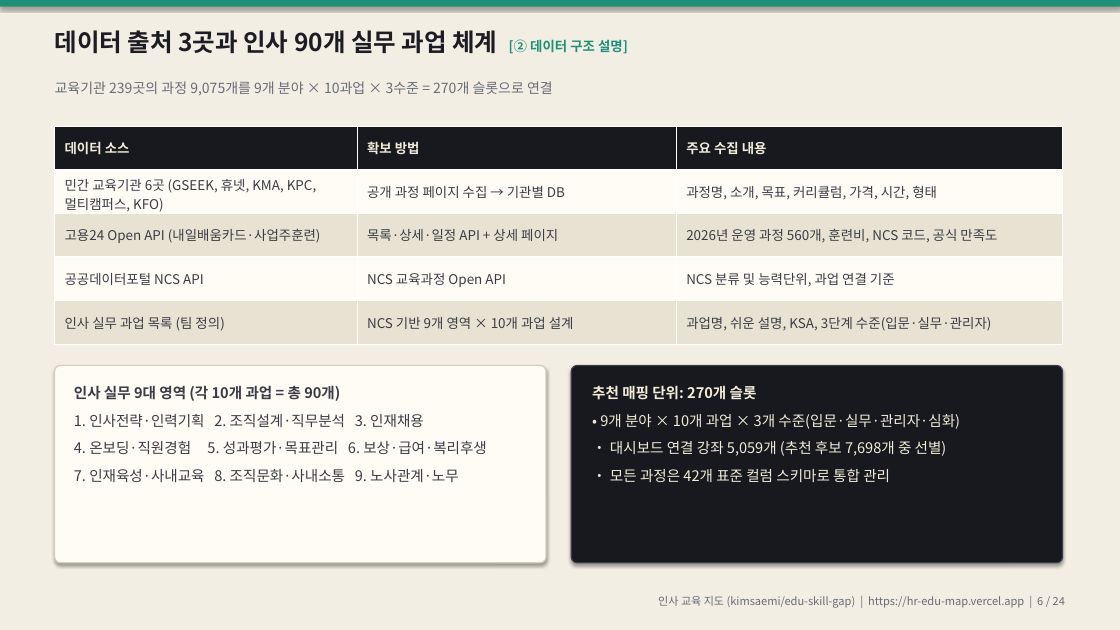
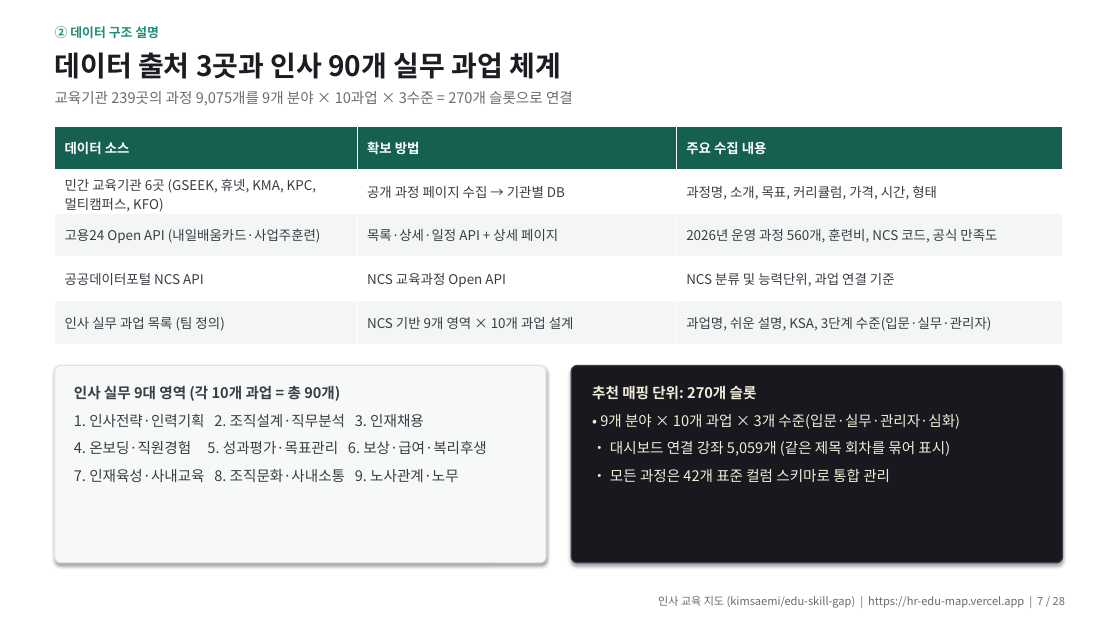
Before and after one commit to kimsaemi/edu-skill-gap, a slide deck: slide 7 of presentation/HR_교육지도_발표.pptx (slide 6 before the commit). Drawn at 1120x630 pixels with LibreOffice and Linux fonts; fonts in the diff are those of the drawing. Boxes give left, top, right and bottom in pixels: in the first picture for what was removed or moved away, otherwise in the second. Text is boxed around its words. In the diff, an @@ line names an element or a change of style, - is before the commit and + after.

```diff
--- a/presentation/HR_교육지도_발표.pptx
+++ b/presentation/HR_교육지도_발표.pptx
@@ rectangle at <box>0,0,1120,630</box>: fill #F2EEE4 to #FFFFFF @@
@@ rectangle removed at <box>0,0,1120,7</box> @@
@@ text added at <box>55,26,159,38</box>, 11 pt, text #1F8F78, bold @@
+② 데이터 구조 설명
@@ text at <box>55,52,561,79</box>: text changed; size 21 to 24 pt @@
-데이터 출처 3곳과 인사 90개 실무 과업 체계 [② 데이터 구조 설명]
+데이터 출처 3곳과 인사 90개 실무 과업 체계
@@ text "교육기관 239곳의 과정 9,075개를 9개 ...": place and size @@
-text "교육기관 239곳의 과정 9,075개를 9개 ..." at <box>55,81,553,96</box>
+text "교육기관 239곳의 과정 9,075개를 9개 ..." at <box>55,91,573,106</box>
@@ text "교육기관 239곳의 과정 9,075개를 9개 ..." at <box>55,91,573,106</box>: size 12 to 12.5 pt @@
@@ table at <box>55,126,1063,344</box> @@
@@ fill #17191F to #166052 in row 1 @@
@@ fill #FFFCF5 to #FFFFFF in 6 cells @@
@@ fill #E8E2D2 to #F3F6F5 in 6 cells @@
@@ text colour #F1EBD8 to #FFFFFF in "데이터 소스", "확보 방법", "주요 수집 내용" @@
@@ rounded rectangle at <box>55,365,546,563</box>: fill #FFFCF5 to #F7F9F8; outline #D6CEBB 1 pt to #DCE2DF 1 pt @@
@@ text at <box>610,441,950,456</box>: text changed @@
-• 대시보드 연결 강좌 5,059개 (추천 후보 7,698개 중 선별)
+• 대시보드 연결 강좌 5,059개 (같은 제목 회차를 묶어 표시)
@@ text at <box>658,596,1065,608</box>: text changed @@
-인사 교육 지도 (kimsaemi/edu-skill-gap) | https://hr-edu-map.vercel.app | 6 / 24
+인사 교육 지도 (kimsaemi/edu-skill-gap) | https://hr-edu-map.vercel.app | 7 / 28
```
Also in this commit, not shown: 22 other slides changed, 4 slides added, 6 other files.
